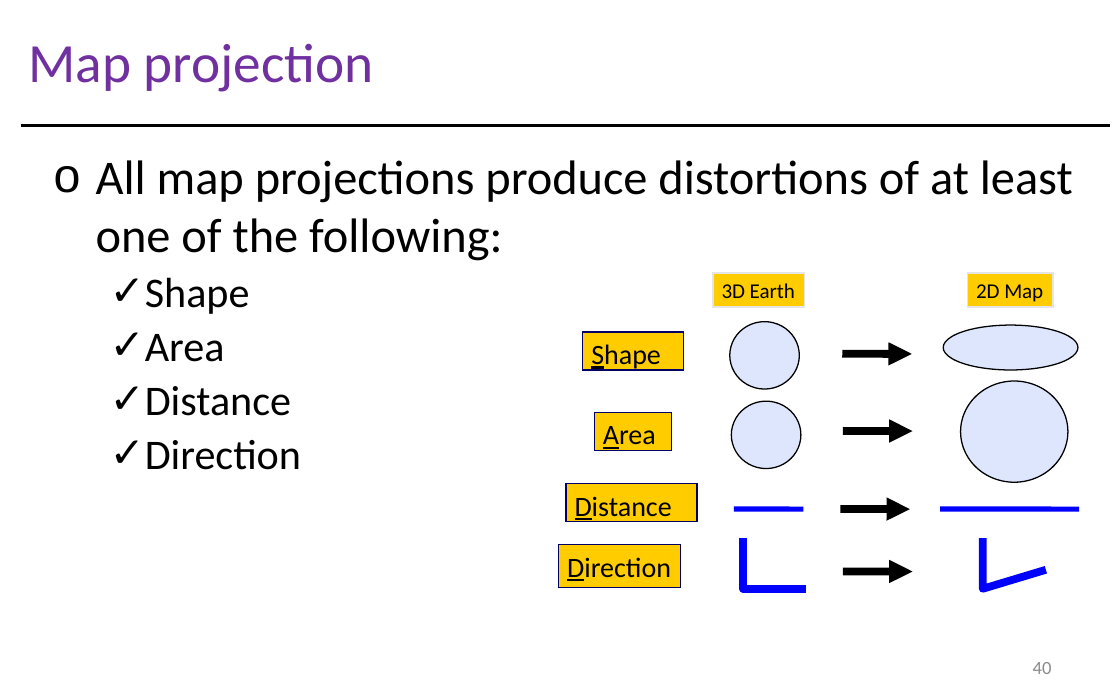
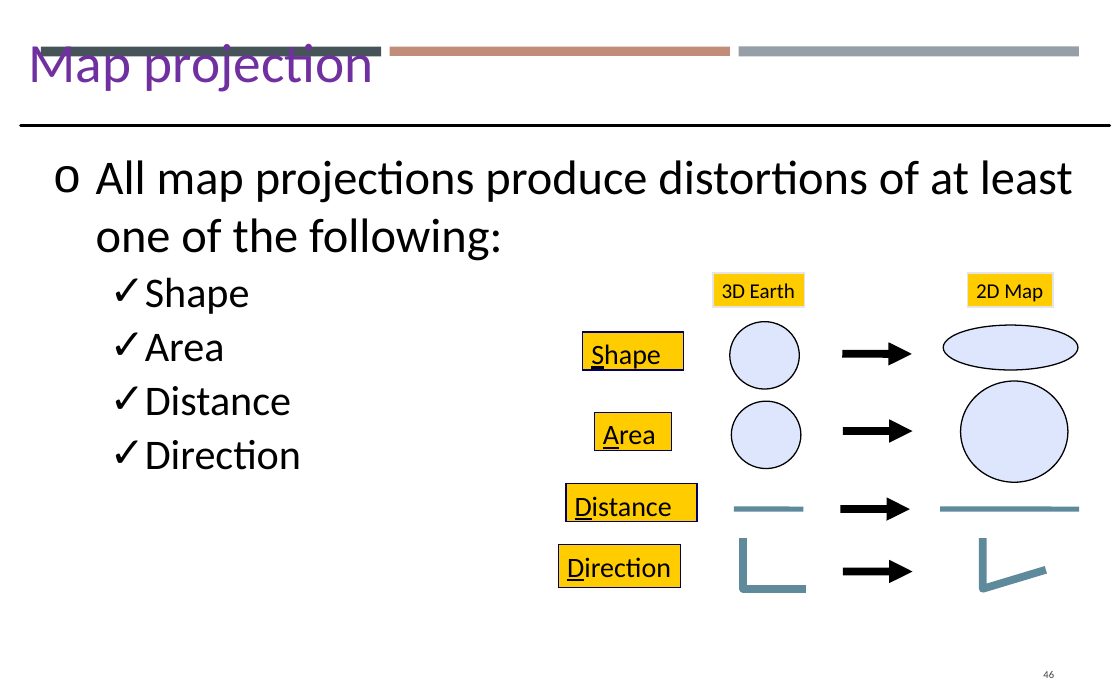
Before and after one commit to gisynw/GIS_I, a slide deck: slide 46 of docs/Lectures/Week03/Lecture02_GEOG2475_Datum.pptx (slide 40 before the commit). Drawn at 1120x700 pixels with LibreOffice and Linux fonts; fonts in the diff are those of the drawing. Boxes give left, top, right and bottom in pixels: in the first picture for what was removed or moved away, otherwise in the second. Text is boxed around its words. In the diff, an @@ line names an element or a change of style, - is before the commit and + after.

```diff
--- a/docs/Lectures/Week03/Lecture02_GEOG2475_Datum.pptx
+++ b/docs/Lectures/Week03/Lecture02_GEOG2475_Datum.pptx
@@ rectangle added at bbox=[41, 47, 381, 57], fill #465359 @@
@@ rectangle added at bbox=[390, 47, 729, 56], fill #C18C78 @@
@@ rectangle added at bbox=[739, 46, 1079, 56], fill #969FA7 @@
@@ line (734, 509) - (804, 509): stroke #0000FF 3 pt to #5E8A9B 3 pt @@
@@ line (940, 509) - (1079, 509): stroke #0000FF 3 pt to #5E8A9B 3 pt @@
@@ freeform shape at bbox=[743, 538, 806, 589]: outline #0000FF 4.5 pt to #5E8A9B 4.5 pt @@
@@ freeform shape at bbox=[983, 538, 1047, 589]: outline #0000FF 4.5 pt to #5E8A9B 4.5 pt @@
@@ page number at bbox=[1043, 671, 1054, 678]: text changed; size 10.8 to 6.1 pt; text colour #8C8C8C to #404040 @@
-40
+46
```
Also in this commit, not shown: 64 other slides changed, 8 slides added, 2 slides removed, 2 other files.
